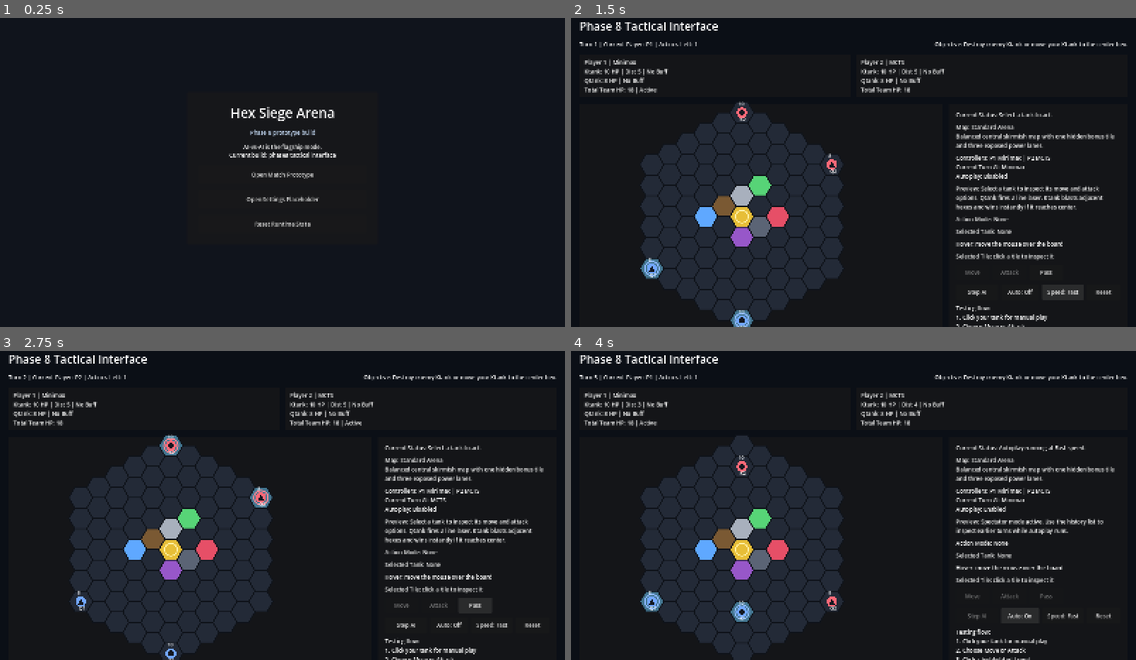
Above: before the commit, frames 1-4 (two rows, left to right).
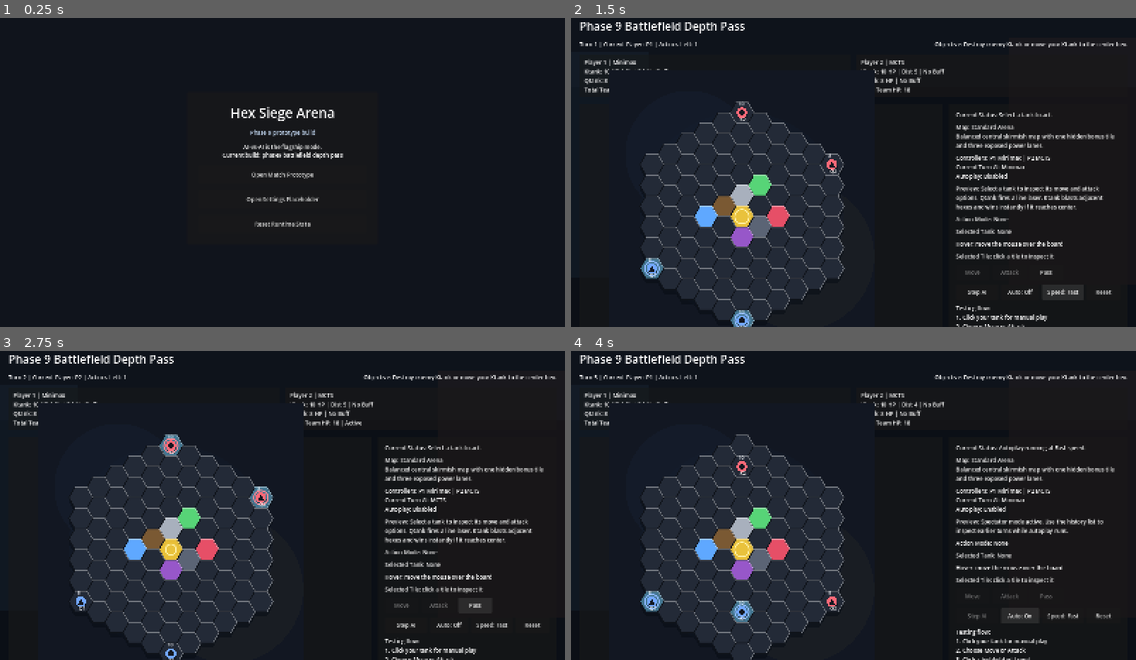
Above: after the commit, the same moments.

Repository: Arvi-Saleque/Hex-Siege-Arena
Game: Godot game, scene res://scenes/boot/boot.tscn
Two runs of this game, one before a commit and one after it. Both use one fixed random seed, a clock stepped at 60 frames per second and the inputs below.
Inputs:
- Up to frame 1 (0.25 s): no input
- Up to frame 2 (1.5 s): click "Open Match Prototype" at 0.5 s; click "Speed: Normal" at 1.25 s
- Up to frame 3 (2.75 s): click "Pass" at 2 s
- Up to frame 4 (4 s): click "Step AI" at 2.75 s; click "Auto: Off" at 3.5 s

The runs differ from the first frame. In frame 1, 0.2% of the frame differs, in the area x 39-61%, y 37-46%; in frame 2, 2.4%; in frame 3, 2.3%; in frame 4, 2.4%, in the area x 6-54%, y 1-100%.

Commit message:
phase9: add battlefield depth and fake-3d polish

Diff:
--- a/scripts/board/board_debug_view.gd
+++ b/scripts/board/board_debug_view.gd
@@ -25,12 +25,19 @@
 var selected_actor_id: String = ""
 var highlighted_keys: Dictionary = {}
 var current_action_mode: String = ""
+var _pulse_time: float = 0.0
 
 
 func _ready() -> void:
 	if game_state == null:
 		board_state.load_map_preset(MapLibrary.get_preset("standard"))
 	set_process_input(true)
+	set_process(true)
+	queue_redraw()
+
+
+func _process(delta: float) -> void:
+	_pulse_time += delta
 	queue_redraw()
 
 
@@ -43,8 +50,9 @@
 
 func _draw() -> void:
 	var active_board: BoardState = _active_board()
-	for cell: CellData in active_board.cells.values():
-		var center: Vector2 = cell.coord.to_world_flat(hex_size)
+	_draw_board_backdrop(active_board)
+	for cell: CellData in _sorted_cells(active_board):
+		var center: Vector2 = _tile_center(cell)
 		var fill: Color = COLOR_BY_TYPE.get(cell.cell_type, Color.DIM_GRAY)
 		if highlighted_keys.has(cell.coord.key()):
 			fill = fill.lerp(highlighted_keys[cell.coord.key()], 0.45)
@@ -54,17 +62,34 @@
 			fill = fill.lerp(Color("67f0ff"), 0.35)
 
 		var points: PackedVector2Array = _hex_points(center)
+		var shadow_points: PackedVector2Array = _offset_points(points, Vector2(0, 11 + _tile_depth(cell)))
+		draw_colored_polygon(shadow_points, Color(0.03, 0.05, 0.08, 0.55))
+
+		var side_points: PackedVector2Array = _side_face_points(points, 8 + _tile_depth(cell))
+		if not side_points.is_empty():
+			draw_colored_polygon(side_points, fill.darkened(0.38))
+
+		var glow_color: Color = _tile_glow_color(cell)
+		if glow_color.a > 0.0:
+			draw_circle(center + Vector2(0, 8), hex_size * 0.82, glow_color)
+
 		draw_colored_polygon(points, fill)
 		var outline: PackedVector2Array = points.duplicate()
 		outline.append(points[0])
 		draw_polyline(outline, Color("0f131a"), 2.0, true)
+		var top_highlight: PackedVector2Array = PackedVector2Array([points[4], points[5], points[0], points[1]])
+		draw_polyline(top_highlight, Color.WHITE.lerp(fill, 0.65), 1.5, true)
 		if cell.cell_type == GameTypes.CellType.CENTER:
-			draw_arc(center, hex_size * 0.52, 0.0, TAU, 48, Color("fff2a8"), 2.0, true)
+			var pulse_radius: float = hex_size * (0.52 + 0.08 * sin(_pulse_time * 2.2))
+			draw_circle(center, pulse_radius + 6.0, Color(1.0, 0.92, 0.47, 0.08))
+			draw_arc(center, pulse_radius, 0.0, TAU, 48, Color("fff2a8"), 2.0, true)
 		if highlighted_keys.has(cell.coord.key()) and current_action_mode != "":
 			var preview_outline: PackedVector2Array = points.duplicate()
 			preview_outline.append(points[0])
 			var preview_color: Color = Color("63e38f") if current_action_mode == "move" else Color("ff7a86")
 			draw_polyline(preview_outline, preview_color, 3.0, true)
+		if cell.coord.key() == hovered_key:
+			draw_circle(center + Vector2(0, 2), hex_size * 0.33, Color(1.0, 1.0, 1.0, 0.06))
 
 	if game_state != null:
 		_draw_tanks()
@@ -76,6 +101,28 @@
 		var angle: float = deg_to_rad(60.0 * index)
 		points.append(center + Vector2(cos(angle), sin(angle)) * hex_size)
 	return points
+
+
+func _offset_points(points: PackedVector2Array, offset: Vector2) -> PackedVector2Array:
+	var offset_points: PackedVector2Array = PackedVector2Array()
+	for point: Vector2 in points:
+		offset_points.append(point + offset)
+	return offset_points
+
+
+func _side_face_points(points: PackedVector2Array, depth: float) -> PackedVector2Array:
+	if points.size() < 6:
+		return PackedVector2Array()
+	return PackedVector2Array([
+		points[1],
+		points[2],
+		points[2] + Vector2(0, depth),
+		points[1] + Vector2(0, depth),
+		points[0] + Vector2(0, depth),
+		points[5] + Vector2(0, depth),
+		points[5],
+		points[0],
+	])
 
 
 func _update_hover(local_position: Vector2) -> void:
@@ -155,13 +202,83 @@
 	return game_state.board if game_state != null else board_state
 
 
+func _sorted_cells(active_board: BoardState) -> Array[CellData]:
+	var cells: Array[CellData] = active_board.all_cells()
+	cells.sort_custom(func(a: CellData, b: CellData) -> bool:
+		var a_center: Vector2 = a.coord.to_world_flat(hex_size)
+		var b_center: Vector2 = b.coord.to_world_flat(hex_size)
+		return a_center.y < b_center.y
+	)
+	return cells
+
+
+func _tile_center(cell: CellData) -> Vector2:
+	var center: Vector2 = cell.coord.to_world_flat(hex_size)
+	if cell.coord.key() == hovered_key:
+		center.y -= 4.0
+	if cell.coord.key() == selected_key:
+		center.y -= 6.0
+	return center
+
+
+func _tile_depth(cell: CellData) -> float:
+	if cell.cell_type == GameTypes.CellType.CENTER:
+		return 8.0
+	if cell.cell_type == GameTypes.CellType.WALL or cell.cell_type == GameTypes.CellType.ARMOR_BLOCK:
+		return 6.0
+	if cell.cell_type == GameTypes.CellType.BLOCK or cell.cell_type == GameTypes.CellType.POWER_BLOCK:
+		return 5.0
+	if cell.coord.key() == hovered_key or cell.coord.key() == selected_key:
+		return 5.0
+	return 2.0
+
+
+func _tile_glow_color(cell: CellData) -> Color:
+	match cell.cell_type:
+		GameTypes.CellType.CENTER:
+			return Color(1.0, 0.9, 0.35, 0.08 + 0.03 * sin(_pulse_time * 2.0))
+		GameTypes.CellType.POWER_ATTACK:
+			return Color(0.93, 0.42, 0.45, 0.09)
+		GameTypes.CellType.POWER_SHIELD:
+			return Color(0.39, 0.7, 1.0, 0.09)
+		GameTypes.CellType.POWER_BONUS_MOVE:
+			return Color(0.42, 0.89, 0.63, 0.09)
+		GameTypes.CellType.POWER_BLOCK:
+			return Color(0.66, 0.42, 0.95, 0.07)
+		_:
+			return Color(0.0, 0.0, 0.0, 0.0)
+
+
+func _draw_board_backdrop(active_board: BoardState) -> void:
+	var used_rect: Rect2 = Rect2(Vector2(-420, -320), Vector2(840, 700))
+	if not active_board.cells.is_empty():
+		var min_x: float = INF
+		var min_y: float = INF
+		var max_x: float = -INF
+		var max_y: float = -INF
+		for cell: CellData in active_board.cells.values():
+			var center: Vector2 = cell.coord.to_world_flat(hex_size)
+			min_x = minf(min_x, center.x)
+			min_y = minf(min_y, center.y)
+			max_x = maxf(max_x, center.x)
+			max_y = maxf(max_y, center.y)
+		used_rect = Rect2(Vector2(min_x - 120.0, min_y - 120.0), Vector2((max_x - min_x) + 240.0, (max_y - min_y) + 260.0))
+
+	draw_rect(used_rect, Color("121722"))
+	draw_circle(used_rect.position + Vector2(used_rect.size.x * 0.3, used_rect.size.y * 0.28), 180.0, Color(0.2, 0.32, 0.48, 0.08))
+	draw_circle(used_rect.position + Vector2(used_rect.size.x * 0.72, used_rect.size.y * 0.62), 210.0, Color(0.66, 0.55, 0.2, 0.05))
+	draw_circle(used_rect.position + Vector2(used_rect.size.x * 0.5, used_rect.size.y * 0.48), 290.0, Color(0.08, 0.12, 0.2, 0.25))
+
+
 func _draw_tanks() -> void:
 	var font: Font = ThemeDB.fallback_font
 	for tank: TankData in game_state.get_all_tanks():
 		if not tank.is_alive():
 			continue
-		var center: Vector2 = tank.position.to_world_flat(hex_size)
+		var tank_cell: CellData = game_state.board.get_cell(tank.position)
+		var center: Vector2 = _tile_center(tank_cell) if tank_cell != null else tank.position.to_world_flat(hex_size)
 		var player_color: Color = Color("72a7ff") if tank.owner_id == 1 else Color("ff6978")
+		draw_circle(center + Vector2(2, 10), 14.0, Color(0.03, 0.05, 0.08, 0.45))
 		if tank.owner_id == game_state.current_player:
 			draw_arc(center, 20.0, 0.0, TAU, 40, player_color.lerp(Color.WHITE, 0.2), 2.5, true)
 		if tank.actor_id() == selected_actor_id:
--- a/scripts/core/app_state.gd
+++ b/scripts/core/app_state.gd
@@ -4,8 +4,8 @@
 const DEFAULT_MENU_SCENE := "res://scenes/menu/main_menu.tscn"
 const DEFAULT_SETTINGS_SCENE := "res://scenes/settings/settings_root.tscn"
 
-var project_phase: int = 8
-var build_label: String = "phase8-tactical-interface"
+var project_phase: int = 9
+var build_label: String = "phase9-battlefield-depth-pass"
 var current_match_config: MatchConfig = MatchConfig.new()
 var current_replay: ReplayRecord = ReplayRecord.new()
 var last_action_explanation: ActionExplanation = ActionExplanation.new()
--- a/scripts/ui/match_root.gd
+++ b/scripts/ui/match_root.gd
@@ -49,6 +49,26 @@
 	background.set_anchors_and_offsets_preset(Control.PRESET_FULL_RECT)
 	add_child(background)
 
+	var glow_left = ColorRect.new()
+	glow_left.color = Color(0.16, 0.26, 0.36, 0.17)
+	glow_left.position = Vector2(-120, 120)
+	glow_left.size = Vector2(340, 640)
+	add_child(glow_left)
+
+	var glow_right = ColorRect.new()
+	glow_right.color = Color(0.42, 0.22, 0.16, 0.12)
+	glow_right.position = Vector2(1240, 80)
+	glow_right.size = Vector2(360, 700)
+	add_child(glow_right)
+
+	var horizon_band = ColorRect.new()
+	horizon_band.color = Color(0.22, 0.28, 0.36, 0.08)
+	horizon_band.position = Vector2(0, 210)
+	horizon_band.size_flags_horizontal = Control.SIZE_EXPAND_FILL
+	horizon_band.custom_minimum_size = Vector2(0, 220)
+	horizon_band.set_anchors_and_offsets_preset(Control.PRESET_TOP_WIDE)
+	add_child(horizon_band)
+
 	var root_margin = MarginContainer.new()
 	root_margin.set_anchors_and_offsets_preset(Control.PRESET_FULL_RECT)
 	root_margin.add_theme_constant_override("margin_left", 24)
@@ -62,7 +82,7 @@
 	root_margin.add_child(layout)
 
 	var title = Label.new()
-	title.text = "Phase 8 Tactical Interface"
+	title.text = "Phase 9 Battlefield Depth Pass"
 	title.add_theme_font_size_override("font_size", 32)
 	layout.add_child(title)
 
@@ -85,6 +105,7 @@
 
 	var p1_panel = PanelContainer.new()
 	p1_panel.size_flags_horizontal = Control.SIZE_EXPAND_FILL
+	p1_panel.self_modulate = Color(0.9, 0.96, 1.0, 1.0)
 	player_row.add_child(p1_panel)
 
 	var p1_margin = MarginContainer.new()
@@ -100,6 +121,7 @@
 
 	var p2_panel = PanelContainer.new()
 	p2_panel.size_flags_horizontal = Control.SIZE_EXPAND_FILL
+	p2_panel.self_modulate = Color(1.0, 0.94, 0.92, 1.0)
 	player_row.add_child(p2_panel)
 
 	var p2_margin = MarginContainer.new()
@@ -122,6 +144,7 @@
 	var board_panel = PanelContainer.new()
 	board_panel.size_flags_horizontal = Control.SIZE_EXPAND_FILL
 	board_panel.size_flags_vertical = Control.SIZE_EXPAND_FILL
+	board_panel.self_modulate = Color(0.94, 0.98, 1.0, 1.0)
 	content.add_child(board_panel)
 
 	var board_margin = MarginContainer.new()
@@ -141,6 +164,7 @@
 
 	var sidebar = PanelContainer.new()
 	sidebar.custom_minimum_size = Vector2(360, 0)
+	sidebar.self_modulate = Color(0.98, 0.96, 0.93, 1.0)
 	content.add_child(sidebar)
 
 	var sidebar_margin = MarginContainer.new()
Not shown, changed: update.md
